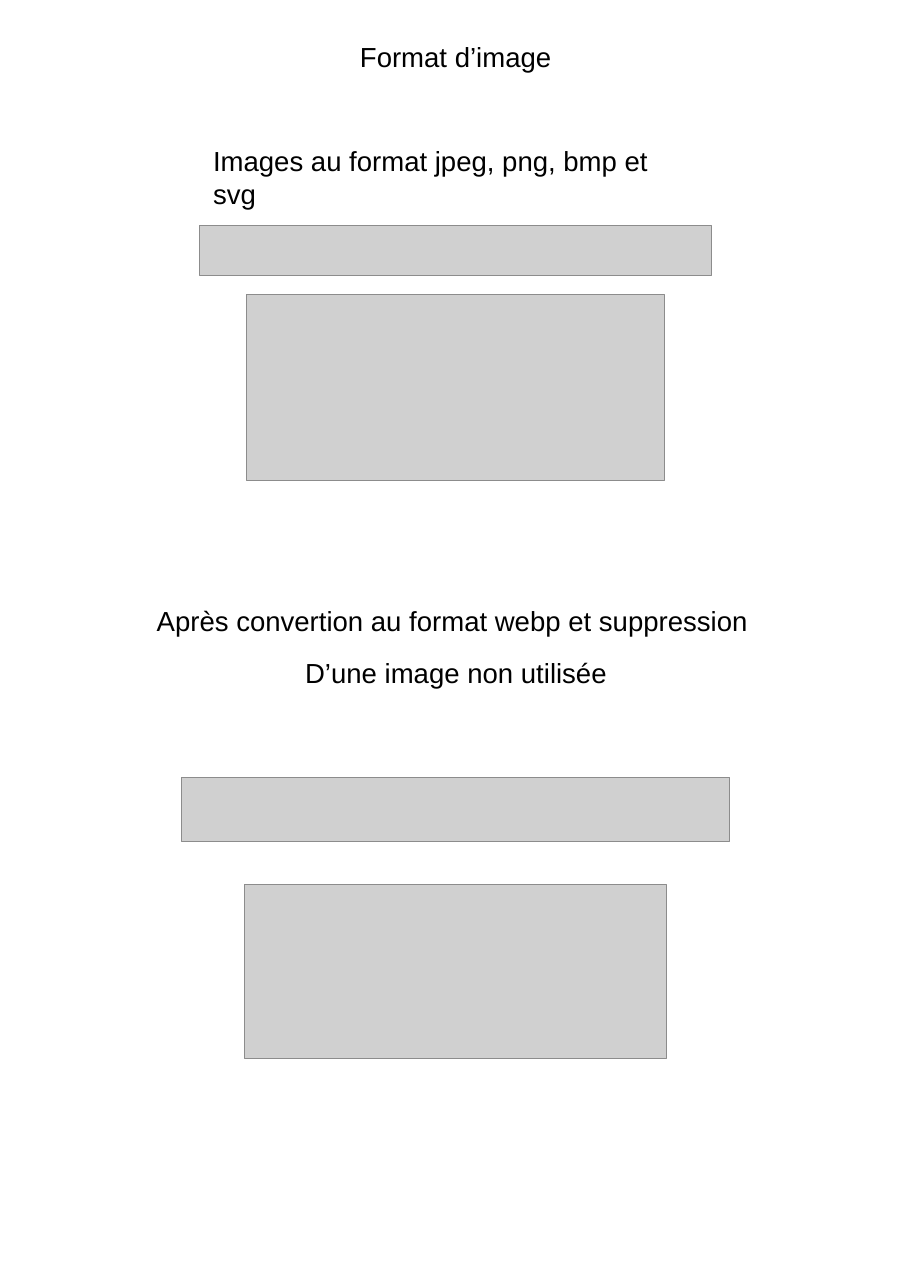
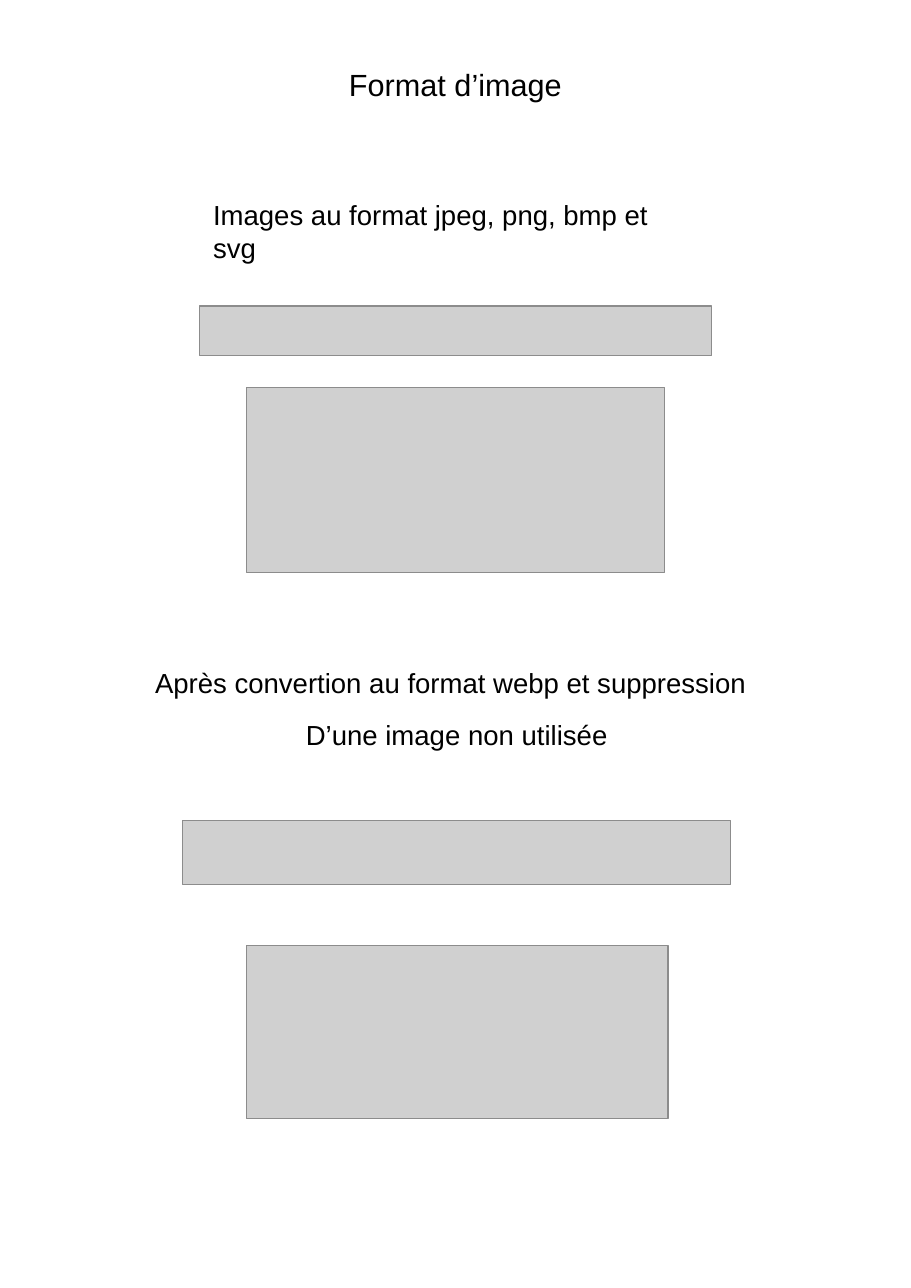
Before and after one commit to julabina/P4_OC_Analyse-SEO, a slide deck: slide 7 of rapport.odp. Drawn at 911x1288 pixels with LibreOffice and Linux fonts; fonts in the diff are those of the drawing; grey boxes stand for pictures. Boxes give left, top, right and bottom in pixels: in the first picture for what was removed or moved away, otherwise in the second. Text is boxed around its words. In the diff, an @@ line names an element or a change of style, - is before the commit and + after.

```diff
--- a/rapport.odp
+++ b/rapport.odp
@@ text "Format d’image": place and size @@
-text "Format d’image" at [360, 47, 551, 73]
+text "Format d’image" at [349, 73, 561, 102]
@@ text "Format d’image" at [349, 73, 561, 102]: size 18 to 20 pt @@
@@ text "Images au format jpeg, png, ...": place and size @@
-text "Images au format jpeg, png, ..." at [213, 151, 648, 210]
+text "Images au format jpeg, png, ..." at [213, 205, 648, 264]
@@ picture: place and size @@
-picture at [247, 295, 665, 480]
+picture at [199, 306, 712, 356]
@@ picture: place and size @@
-picture at [199, 226, 712, 275]
+picture at [247, 387, 665, 572]
@@ text "Après convertion au format webp ...": place and size @@
-text "Après convertion au format webp ..." at [157, 610, 747, 636]
+text "Après convertion au format webp ..." at [155, 672, 745, 699]
@@ text "D’une image non utilisée": place and size @@
-text "D’une image non utilisée" at [305, 662, 607, 689]
+text "D’une image non utilisée" at [306, 724, 608, 751]
@@ picture: place and size @@
-picture at [181, 777, 729, 840]
+picture at [182, 821, 730, 885]
@@ picture: place and size @@
-picture at [245, 885, 666, 1058]
+picture at [247, 945, 669, 1118]
```
Also in this commit, not shown: 7 other slides changed, 4 other files.
